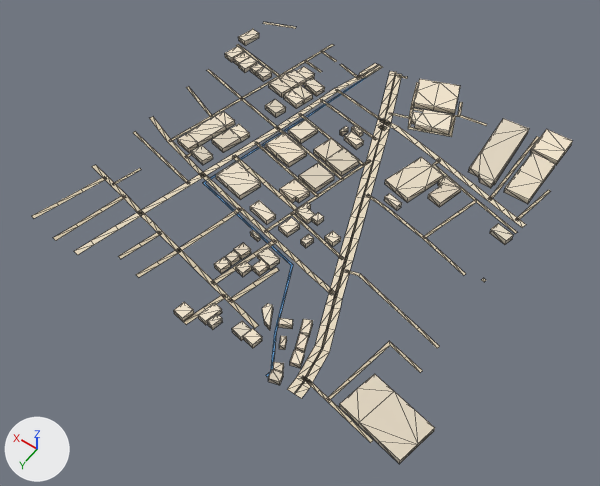
The glTF model public/assets/bengaluru-region-v1/tiles/t-16_11-l0.glb as it was, and as the next commit left it.
One viewpoint serves both versions: a 50 mm camera at (-8151.0, 6335.0, 792.0) aimed at (-7774.0, 5806.0, -39.0). Lighting does not change. The marker at lower left points along +X, +Y and +Z. The first picture is the older version. Mesh edges are drawn as thin lines. Vertices at exactly the same position are counted once.

Names of what the first picture shows: 'building', 'ground', 'water'.
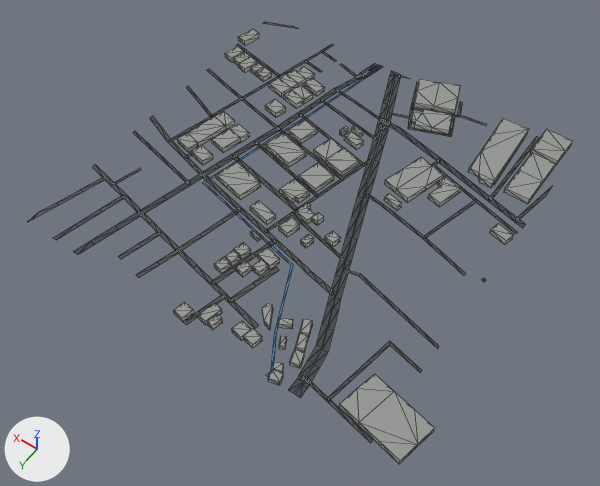
Where the change shows, as pixel boxes (x1, y1, x2, y2) in the pictures (600 x 486 px; the box of a moved part takes in the faces that stretch with it):
'ground', reshaped
    before: (32, 22, 551, 443)
    after: (27, 22, 552, 443)
part 1 of me_building, recoloured
    both: (174, 29, 573, 464)
part 2 of me_ground, rebuilt
    before: (263, 22, 296, 29)
    after: (263, 22, 298, 29)
part 3 of me_ground, moved or reshaped
    both: (183, 63, 483, 443)
part 4 of me_ground, moved or reshaped
    before: (32, 44, 280, 255)
    after: (27, 44, 280, 255)
part 5 of me_ground, moved or reshaped
    before: (494, 136, 551, 228)
    after: (494, 136, 552, 228)
part 6 of me_ground, recoloured
    both: (57, 51, 535, 443)
part 7 of me_water, moved or reshaped
    both: (308, 70, 378, 116)

The change, as a diff of the scene's bpy script:
```diff
--- a/public/assets/bengaluru-region-v1/tiles/t-16_11-l0.glb.py
+++ b/public/assets/bengaluru-region-v1/tiles/t-16_11-l0.glb.py
@@ me_building @@
-me_building.from_pydata(...)  # 602 vertices, 818 faces; spans x -45.0..505.0, y -22.0..504.0, z 0.0..8.0
+me_building.from_pydata(...)  # 602 vertices, 1002 faces; spans x -45.0..505.0, y -22.0..504.0, z 0.0..8.0
+# me_building part 1: 818 kept faces spanning x -45.0..505.0, y -22.0..504.0, z 0.0..8.0 get new vertex colours
+# edits to the shape of me_building do not show in these pictures
 me_building.materials.append(mat_building)
@@ me_ground @@
-me_ground.from_pydata(...)  # 624 vertices, 508 faces; spans x -2.0..503.0, y -2.0..501.0, z 1.0
+me_ground.from_pydata(...)  # 635 vertices, 519 faces; spans x 0.0..500.0, y 0.0..500.0, z 1.0
+# me_ground part 2: the loose piece of 6 vertices spanning x 451.0..501.0, y -2.0..21.0, z 1.0 is rebuilt with 8 vertices and now spans x 447.0..500.0, y 0.0..21.0, z 1.0
+# me_ground part 3: 29 vertices moved from x 23.0..304.0, y -2.0..501.0, z 1.0 to x 12.0..312.0, y 0.0..500.0, z 1.0; 99 vertices removed from x 86.0..318.0, y -2.0..500.0, z 1.0; 101 vertices added at x 88.0..318.0, y 0.0..500.0, z 1.0
+# me_ground part 4: 12 vertices moved from x 409.0..501.0, y 95.0..499.0, z 1.0 to x 413.0..500.0, y 94.0..500.0, z 1.0; 16 vertices removed from x 413.0..503.0, y 88.0..501.0, z 1.0; 21 vertices added at x 421.0..500.0, y 86.0..500.0, z 1.0
+# me_ground part 5: 7 vertices moved from x -2.0..56.0, y 62.0..155.0, z 1.0 to x 0.0..56.0, y 59.0..147.0, z 1.0; 5 vertices removed from x -1.0..56.0, y 31.0..148.0, z 1.0; 7 vertices added at x 0.0..56.0, y 27.0..156.0, z 1.0
+# me_ground part 6: 376 kept faces spanning x 0.0..500.0, y 0.0..500.0, z 1.0 get new vertex colours; the middle colour goes from beige #d7c9ae to dark grey #535556
 me_ground.materials.append(mat_ground)
@@ me_water @@
 # verts and faces of me_water; kept vertices keep their numbers, new ones are numbered from 42
-me_water.from_pydata(...)  # 42 vertices, 40 faces; spans x 130.0..366.0, y 0.0..500.0, z 1.0
+me_water.from_pydata(...)  # 44 vertices, 42 faces; spans x 129.0..366.0, y 0.0..500.0, z 1.0
+# me_water part 7
+delete_vertices([4, 5])  # with the faces that use them
+verts[3] = (303.0, 12.0, 1.0)  # moved, pixel (375, 70)
+verts[2] = (301.0, 13.0, 1.0)  # moved, pixel (376, 71)
+verts[7] = (322.0, 111.0, 1.0)  # moved, pixel (325, 103)
+verts[6] = (320.0, 112.0, 1.0)  # moved, pixel (326, 104)
+verts[42] = (310.0, 45.0, 1.0)  # pixel (359, 81)
+verts[43] = (307.0, 46.0, 1.0)  # pixel (360, 81)
+verts[44] = (316.0, 78.0, 1.0)  # pixel (342, 92)
+verts[45] = (314.0, 79.0, 1.0)  # pixel (343, 93)
+faces += [(2, 3, 42), (2, 42, 43), (42, 44, 43), (43, 44, 45), (7, 45, 44), (6, 45, 7)]
+# other edits to the shape of me_water do not show in these pictures
 me_water.materials.append(mat_water)
```
